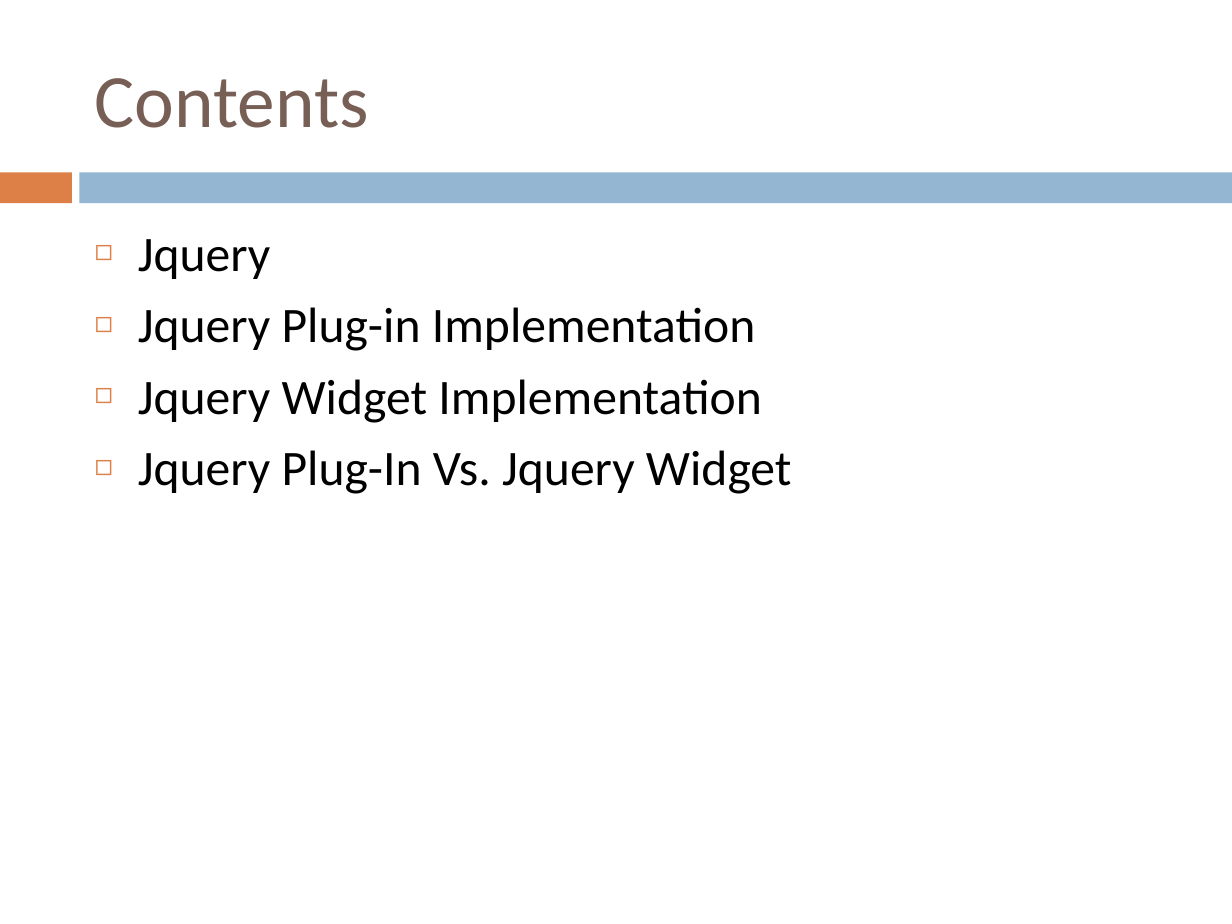
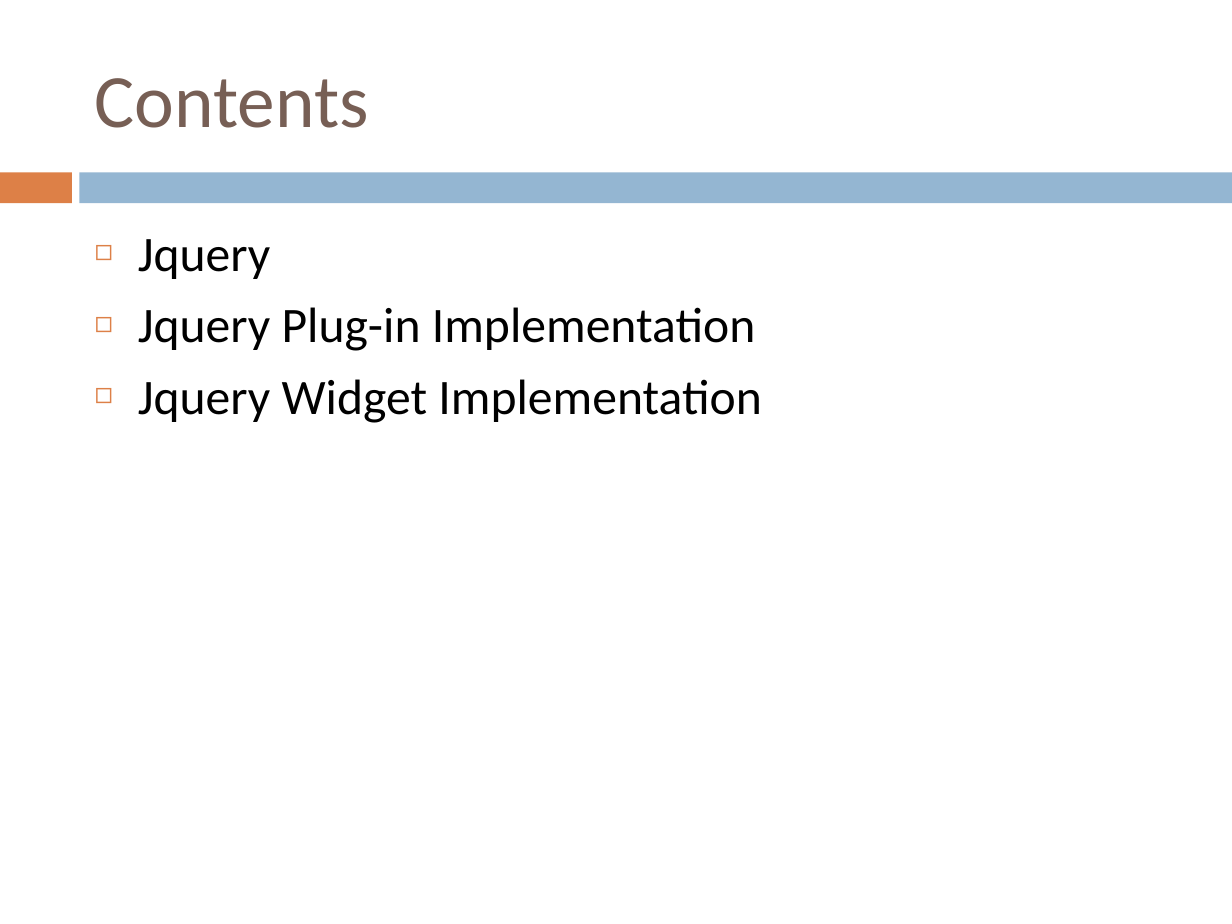
Before and after one commit to yedukondalurd/PPT, a slide deck: slide 2 of Advanced Javascript Day-2.pptx. Drawn at 1232x924 pixels with LibreOffice and Linux fonts; fonts in the diff are those of the drawing. Boxes give left, top, right and bottom in pixels: in the first picture for what was removed or moved away, otherwise in the second. Text is boxed around its words. In the diff, an @@ line names an element or a change of style, - is before the commit and + after.

```diff
--- a/Advanced Javascript Day-2.pptx
+++ b/Advanced Javascript Day-2.pptx
@@ text at box(138, 450, 792, 494): paragraph removed @@
-◻ Jquery Plug-In Vs. Jquery Widget
```
Also in this commit, not shown: 3 slides added, 11 slides removed, 15 other files.
